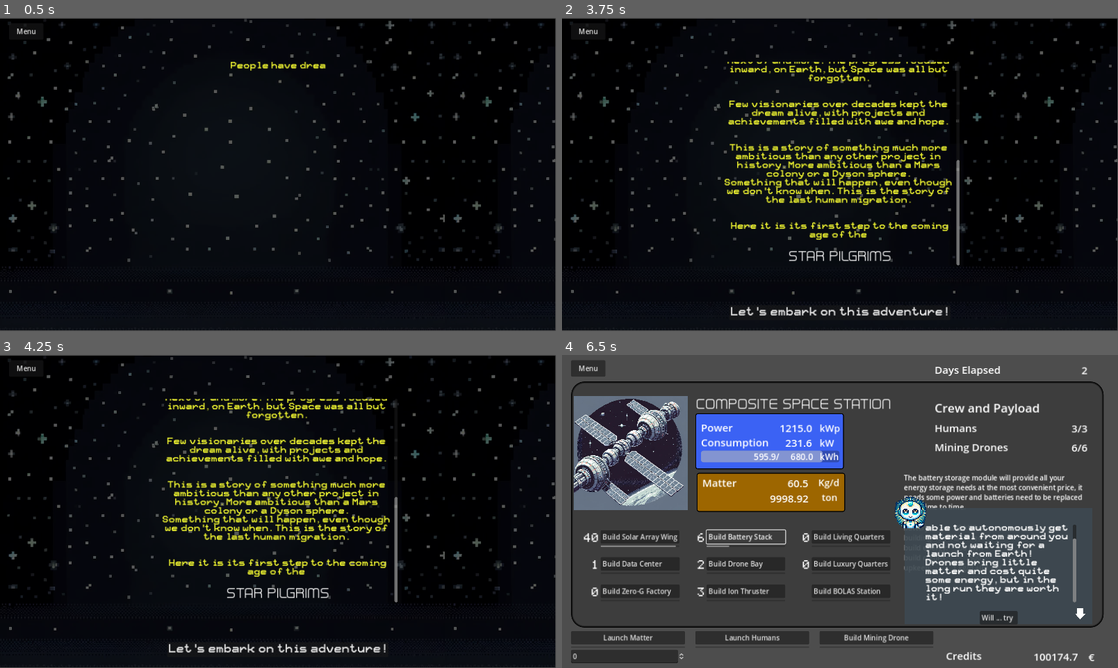
Above: before the commit, frames 1-4 (two rows, left to right).
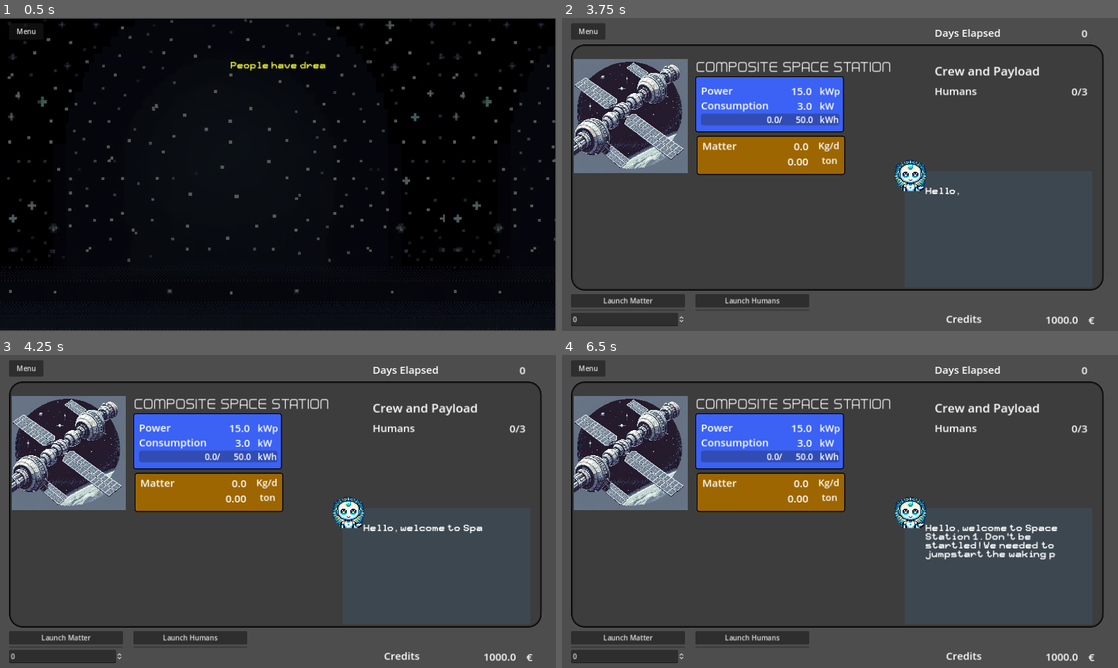
Above: after the commit, the same moments.

Repository: AndreaIdini/StarPilgrims
Game: Godot game, scene res://main.tscn
Same seed, same stepped clock (60 frames per second), same inputs: the game is played once before the commit and once after it.
Inputs (mouse positions are in pixels of both pictures, inside the frame that each line leads up to):
- Up to frame 1 (0.5 s): no input
- Up to frame 2 (3.75 s): click "Launch Humans" at 0.5 s; click "Launch Humans" at 1.25 s; click "Launch Matter" at 2 s; click "Launch Matter" at 2.75 s; click "Will ... try?" (after the commit: "Let's embark on this adventur…") at 3.5 s
- Up to frame 3 (4.25 s): no input
- Up to frame 4 (6.5 s): click (840, 649) at 4.25 s, where only the run before the commit has a clickable "Let's embark on this adventur…"; click (639, 536) at 5 s, where only the run before the commit has a clickable "Build Solar Array Wing"; click (745, 536) at 5.75 s, where only the run before the commit has a clickable "Build Battery Stack"

Frame 1 is identical in both runs. In frame 2, 97% of the frame differs, in the area x 0-100%, y 0-100%; in frame 3, 97%; in frame 4, 7.7%.

Commit message:
corrected dialogue and added music!

Diff:
--- a/CuriosityBox.gd
+++ b/CuriosityBox.gd
@@ -10,37 +10,37 @@
 var skip = false
 var mouseIn = false
 var curiosities = JSON.new()
-var path_to_file = "./Asset/curiosities.json"
 
 var curiosityBox = true
 
 # Called when the node enters the scene tree for the first time.
 func _ready():
 	self.hide()
-	var json_text = FileAccess.get_file_as_string(path_to_file)
+
+	var file = FileAccess.open("res://Asset/curiosities.json", FileAccess.READ)
+	var json_text = file.get_as_text()
 	curiosities = JSON.parse_string(json_text)
 
-	print(len(curiosities))
-	# print(curiosities[0]["text"]) This will contains entries from json file
 	randomize()
 
 # Called every frame. 'delta' is the elapsed time since the previous frame.
 func _physics_process(delta):
+
 	eventTimeCount += delta*tab_bar.current_tab*tab_bar.current_tab
-	curiosity_events()
+	if %EventBox.storyStep > 2 && eventTimeCount > 120:
+		var event = randi_range(0,300)
+		if event == 0 and eventStep > -1 and curiosityBox:
+			$"../InfoBox".text += "curiosity"
+			curiosity_events()
 
 func curiosity_events():
+	eventTimeCount = 0.
+	curiosityBox = false
+	await text_scroll(curiosities[eventStep]["text"])
+	eventStep = abs(eventStep) + 1
 
-	if %EventBox.storyStep > 2 && eventTimeCount > 45:
-		var event = randi_range(0,200)
-		if event == 0 and eventStep > -1 and curiosityBox:
-			eventTimeCount = 0.
-			eventStep = - eventStep # Makes it negative, so not to overwrite it.
-			await text_scroll(curiosities[-eventStep]["text"])
-			eventStep = abs(eventStep) + 1
-
-			if eventStep == len(curiosities):
-				curiosityBox = false
+	if eventStep < len(curiosities):
+		curiosityBox = true
 
 
 func text_scroll(textScroll, timeStop=false):
@@ -51,6 +51,8 @@
 
 	$Button.hide()
 	self.show()
+	%CuriosityBox.show()
+
 	$"../InfoBox".text = ""
 	print("here")
 	text.bbcode_text = textScroll
@@ -94,3 +96,7 @@
 func _on_mouse_exited():
 	if not Rect2(Vector2(), size).has_point(get_local_mouse_position()): # workaround to not leave when hovering on text
 		mouseIn=false # Replace with function body.
+
+
+func _on_button_pressed():
+	self.hide() # Replace with function body.
--- a/MenuButton.gd
+++ b/MenuButton.gd
@@ -4,22 +4,26 @@
 
 func _ready():
 	var popup = get_popup()
-	#popup.add_item("Save", 0)
-	#popup.add_item("Load", 1)
-	popup.add_item("About",2)
-	popup.add_item("Quit", 3)
+
+	popup.add_item("About",0)
+	popup.add_item("Mute", 1)
+	#popup.add_item("Save", 2)
+	#popup.add_item("Load", 3)
+	popup.add_item("Quit", 4)
 	popup.connect("id_pressed", _on_MenuButton_item_selected, 0)
 
 
 func _on_MenuButton_item_selected(id):
 	match id:
 		0:
-			print("Save Game Selected")
-
+			story_box.about()
 		1:
-			print("Load Game Selected")
-		2:
-			story_box.about()
-		3:
+			if(self.get_popup().get_item_text(1) == "Mute"):
+				$"../AudioStreamPlayer".stop()
+				self.get_popup().set_item_text(1, "Unmute")
+			elif(self.get_popup().get_item_text(1) == "Unmute"):
+				$"../AudioStreamPlayer".play()
+				self.get_popup().set_item_text(1, "Mute")
+		4:
 			print("Quit")
 			get_tree().quit()
--- a/Station.gd
+++ b/Station.gd
@@ -1,7 +1,7 @@
 extends Node
 
 class_name Station
-var cheat = true
+var cheat = false
 
 var time = 0.
 
--- a/main.gd
+++ b/main.gd
@@ -19,13 +19,13 @@
 
 # Called when the node enters the scene tree for the first time.
 func _ready():
+
 	if station.cheat:
 		print("cheat credits")
 		credits = 100000
 		event_box.storyStep = 0
 
 	update_show()
-
 	if event_box.storyStep == 0:
 		entrance_Dialogs()
 
--- a/main.tscn
+++ b/main.tscn
@@ -33,6 +33,7 @@
 [ext_resource type="Texture2D" uid="uid://d2irfm1no6m53" path="res://Asset/BOLAS.png" id="28_24hbh"]
 [ext_resource type="Texture2D" uid="uid://b7olq1fnnb7cn" path="res://Asset/AIStation.png" id="30_l41wr"]
 [ext_resource type="Texture2D" uid="uid://ck2fxt71xvnny" path="res://Asset/Asteroid_Transport.png" id="33_8mhb7"]
+[ext_resource type="AudioStream" uid="uid://b7vqaw814wy6y" path="res://Asset/among_the_stars.mp3" id="34_eki6l"]
 
 [sub_resource type="StyleBoxFlat" id="StyleBoxFlat_ws068"]
 bg_color = Color(0.239216, 0.239216, 0.239216, 1)
@@ -902,6 +903,7 @@
 
 [node name="CuriosityBox" type="ColorRect" parent="."]
 unique_name_in_owner = true
+visible = false
 layout_mode = 0
 offset_left = 789.0
 offset_top = 392.0
@@ -928,8 +930,7 @@
 theme_override_fonts/normal_font = ExtResource("23_yaorp")
 theme_override_font_sizes/normal_font_size = 20
 bbcode_enabled = true
-text = "Did you know, blablabla?
-I'm here to provide guidance!"
+text = "I'm also here to provide guidance and true facts about space, just to ease you in this wonderful universe you'll help us explore!"
 
 [node name="Button" type="Button" parent="CuriosityBox"]
 layout_mode = 1
@@ -956,6 +957,7 @@
 
 [node name="EventBox" type="ColorRect" parent="."]
 unique_name_in_owner = true
+visible = false
 layout_mode = 0
 offset_left = 789.0
 offset_top = 392.0
@@ -1039,6 +1041,7 @@
 
 [node name="StoryBox" type="TextureRect" parent="."]
 unique_name_in_owner = true
+visible = false
 layout_mode = 0
 offset_top = 41.0
 offset_right = 1278.0
@@ -1126,6 +1129,10 @@
 text = "Menu"
 flat = false
 script = ExtResource("17_3hbk4")
+
+[node name="AudioStreamPlayer" type="AudioStreamPlayer" parent="."]
+stream = ExtResource("34_eki6l")
+autoplay = true
 
 [connection signal="mouse_entered" from="PanelStation/LabelPayload/LabelHumans" to="InfoBox" method="_on_label_humans_mouse_entered"]
 [connection signal="mouse_entered" from="PanelStation/LabelPayload/LabelHumans/Hitbox" to="InfoBox" method="_on_label_humans_mouse_entered"]
Not shown, changed: export_presets.cfg
Not shown: 1 places in main.tscn that only renumber resources
Not shown, added: Asset/among_the_stars.mp3
Not shown, changed: README.md
